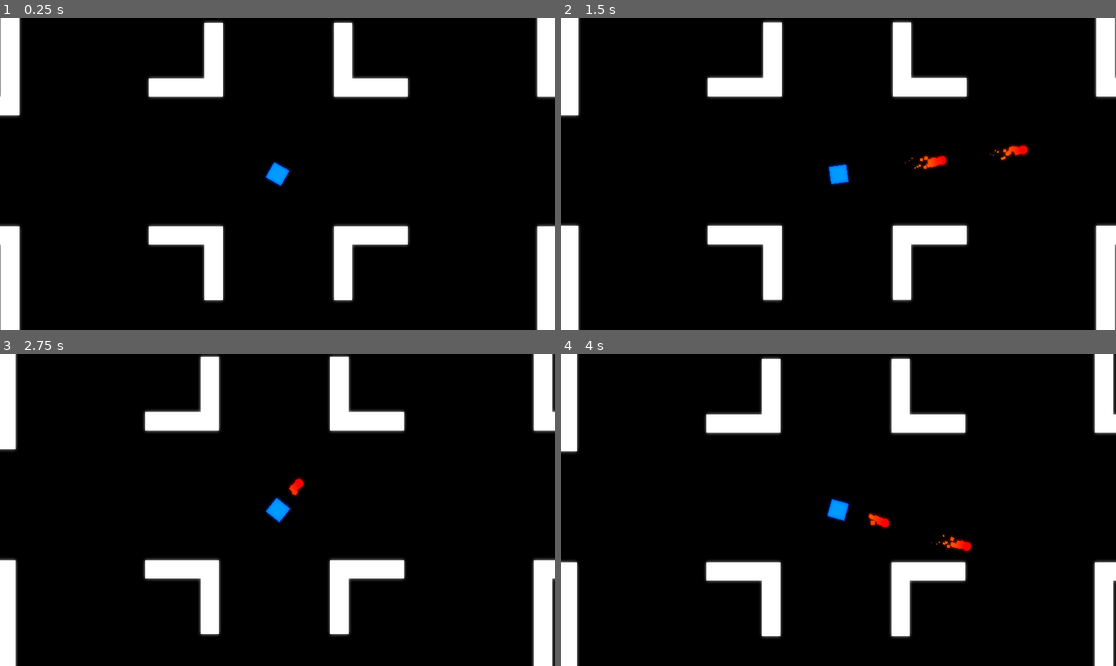
Above: before the commit, frames 1-4 (two rows, left to right).
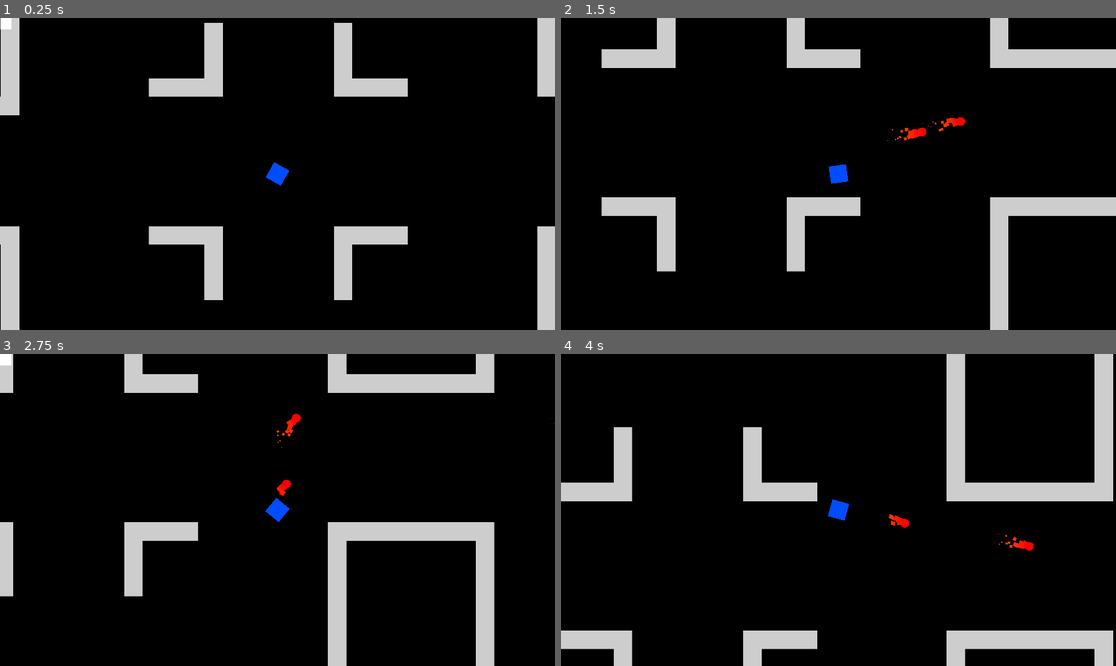
Above: after the commit, the same moments.

Repository: Kirottu/perttishooter
Game: Godot game, scene res://Scenes/Level.tscn
Same seed, same stepped clock (60 frames per second), same inputs: the game is played once before the commit and once after it.
Inputs (mouse positions are in pixels of both pictures, inside the frame that each line leads up to):
- Up to frame 1 (0.25 s): no input
- Up to frame 2 (1.5 s): tap Enter at 0.5 s; move the mouse to (960, 158) at 0.52 s; hold D (right) 0.53-1.28 s; hold Space (fire) 0.53-1.28 s; move the mouse to (727, 189) at 1.27 s; hold S (down) from 1.28 s (still down); tap Space (fire) at 1.35 s
- Up to frame 3 (2.75 s): move the mouse to (333, 441) at 2.02 s; release S (down) at 2.03 s; hold D (right) from 2.03 s (still down); hold Space (fire) from 2.03 s (still down)
- Up to frame 4 (4 s): move the mouse to (810, 572) at 2.77 s; release D (right) at 2.78 s; release Space (fire) at 2.78 s; hold W (up) 2.78-3.53 s; tap Space (fire) at 2.85 s; move the mouse to (1005, 556) at 3.52 s; hold A (left) from 3.53 s (still down); hold Space (fire) from 3.53 s (still down)

The runs differ from the first frame. In frame 1, 12% of the frame differs, in the area x 0-100%, y 0-100%; in frame 2, 21%; in frame 3, 20%; in frame 4, 22%.
Error after the commit: Parse Error: ':' expected at end of line. (res://Scripts/Level.gd:20)

Commit message:
Fixed navigation tilemaps having collision detection

Diff:
--- a/Scenes/Enemy.tscn
+++ b/Scenes/Enemy.tscn
@@ -10,14 +10,11 @@
 [sub_resource type="RectangleShape2D" id=2]
 extents = Vector2( 31, 31 )
 
-[sub_resource type="ConvexPolygonShape2D" id=3]
-points = PoolVector2Array( 0, 0, 64, 0, 64, 64, 0, 64 )
-
-[sub_resource type="NavigationPolygon" id=4]
+[sub_resource type="NavigationPolygon" id=3]
 vertices = PoolVector2Array( 0, 0, 64, 0, 64, 64, 0, 64 )
 polygons = [ PoolIntArray( 0, 1, 2, 3 ) ]
 
-[sub_resource type="TileSet" id=5]
+[sub_resource type="TileSet" id=4]
 0/name = "rectangle.png 0"
 0/texture = ExtResource( 1 )
 0/tex_offset = Vector2( 0, 0 )
@@ -28,16 +25,9 @@
 0/navigation_offset = Vector2( 0, 0 )
 0/shape_offset = Vector2( 0, 0 )
 0/shape_transform = Transform2D( 1, 0, 0, 1, 0, 0 )
-0/shape = SubResource( 3 )
 0/shape_one_way = false
-0/shape_one_way_margin = 1.0
-0/shapes = [ {
-"autotile_coord": Vector2( 0, 0 ),
-"one_way": false,
-"one_way_margin": 1.0,
-"shape": SubResource( 3 ),
-"shape_transform": Transform2D( 1, 0, 0, 1, 0, 0 )
-} ]
+0/shape_one_way_margin = 0.0
+0/shapes = [  ]
 0/z_index = 0
 1/name = "black_rectangle.png 1"
 1/texture = ExtResource( 3 )
@@ -77,7 +67,7 @@
 
 [node name="TileMap" type="TileMap" parent="Navigation2D"]
 visible = false
-tile_set = SubResource( 5 )
+tile_set = SubResource( 4 )
 format = 1
 tile_data = PoolIntArray( -1310728, 0, 0, -1310727, 0, 0, -1310726, 0, 0, -1310725, 0, 0, -1310724, 0, 0, -1310723, 0,  …(50811 unchanged characters)…
 [connection signal="body_entered" from="Area2D" to="." method="_on_Area2D_body_entered"]
--- a/Scenes/Pertti.tscn
+++ b/Scenes/Pertti.tscn
@@ -22,4 +22,3 @@
 
 [node name="Camera2D" type="Camera2D" parent="."]
 current = true
-smoothing_enabled = true
--- a/Scripts/Enemy.gd
+++ b/Scripts/Enemy.gd
@@ -4,7 +4,7 @@
 onready var line_2d = get_node("Line2D")
 
 var path
-var pertti_pos = Vector2() setget set_pertti_pos
+var pertti
 
 func _ready():
 	set_process(false)
@@ -31,21 +31,21 @@
 		elif distance <= 0.0:
 			position = path[0]
 			set_process(false)
-			path = nav_2d.get_simple_path(position, pertti_pos)
+			path = nav_2d.get_simple_path(position, pertti.position)
 			break
 		distance -= distance_to_next
 		start_point = path[0]
 		path.remove(0)
 
 
-func set_pertti_pos(value) -> void:
-	if value == Vector2():
+func set_pertti_ref(value) -> void:
+	if value == null:
 		print("no data provided")
 		return
 	print(value)
 	print(position)
-	pertti_pos = value
-	path = nav_2d.get_simple_path(position, pertti_pos)
+	var pertti = value
+	path = nav_2d.get_simple_path(position, pertti.position)
 	print(path)
 	if path.size() == 0:
 		return
--- a/Scripts/Level.gd
+++ b/Scripts/Level.gd
@@ -17,14 +17,8 @@
 		spawn_timer -= 1
 	if spawn_timer == 0:
 		spawn_timer = Settings.spawn_timer
-		_spawn_enemy(0)
-		_spawn_enemy(1)
-		_spawn_enemy(2)
-		_spawn_enemy(3)
-		_spawn_enemy(4)
-		_spawn_enemy(5)
-		_spawn_enemy(6)
-		_spawn_enemy(7)
+		for i in range(8)
+			_spawn_enemy(i)
 
 
 func _on_viewport_size_changed():
@@ -35,4 +29,4 @@
 	var sel_spawn_point = spawn_points[spawn_point]
 	enemy.position = sel_spawn_point.position
 	add_child(enemy)
-	enemy.pertti_pos = pertti.position
+	enemy.set_pertti_ref(pertti)
--- a/Scripts/Settings.gd
+++ b/Scripts/Settings.gd
@@ -1,6 +1,6 @@
 extends Node
 
-var pertti_speed = 10
+var pertti_speed = 500
 var bullet_speed = 1000
 var fire_rate = 0.3
 var spawn_timer = 300
Not shown: 2 places in Scenes/Enemy.tscn that only renumber resources
Not shown: 6 places in Scenes/Level.tscn that only renumber resources
